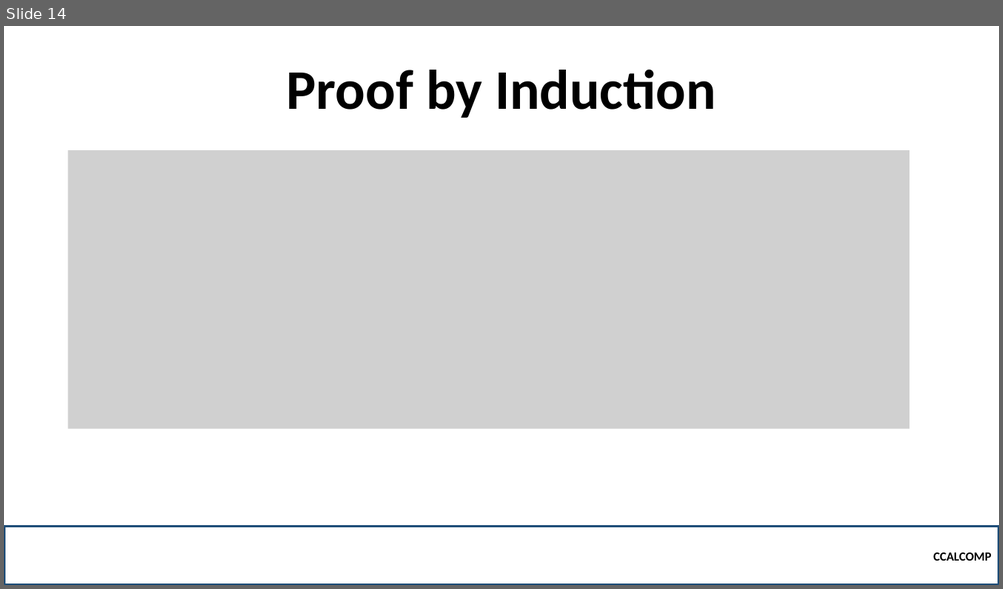
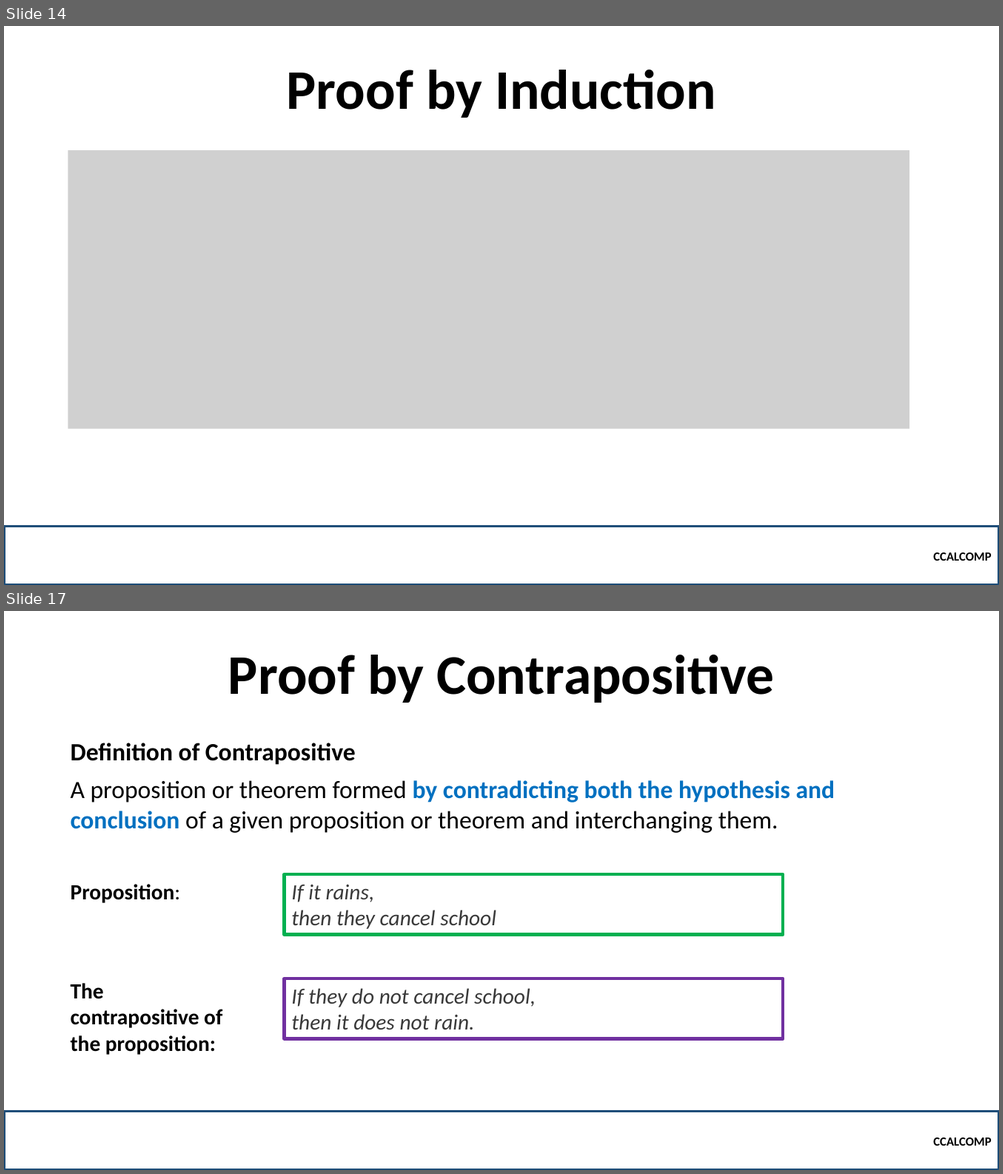
Before and after one commit to robitussin/CCALCOMP, a slide deck: Week 3 - Proofs/Proofs.pptx. Shown one above the other, each under a label of ours: slide 14 before the commit, slides 14 and 17 after it; the slides between them are not shown. The pictures are 1003x589 and 1003x1174 pixels, drawn with LibreOffice and Linux fonts; fonts in the diff are those of the drawing; grey boxes stand for pictures; background and template pictures are left out. Boxes give left, top, right and bottom in pixels: in the first picture for what was removed or moved away, otherwise in the second. Text is boxed around its words. In the diff, an @@ line names an element or a change of style, - is before the commit and + after.

```diff
--- a/Week 3 - Proofs/Proofs.pptx
+++ b/Week 3 - Proofs/Proofs.pptx
@@ slide 17 added at [4, 611, 999, 1170], background picture (left out) @@
@@ title added at [228, 655, 774, 703], 54 pt, text #000000, bold @@
+Proof by Contrapositive
@@ text added at [71, 743, 356, 765], 24 pt, text #000000, bold @@
+Definition of Contrapositive
@@ text added at [71, 780, 835, 833], 24 pt, text #000000 @@
+A proposition or theorem formed by contradicting both the hypothesis and conclusion of a given proposition or theorem and interchanging them.
@@ rectangle added at [284, 874, 783, 935], outline #00B050 3 pt, 21 pt, text #393939, italic @@
+If it rains,
+then they cancel school
@@ text added at [71, 884, 181, 903], 21 pt, text #000000, bold @@
+Proposition:
@@ text added at [71, 983, 222, 1055], 21 pt, text #000000, bold @@
+The contrapositive of the proposition:
@@ rectangle added at [284, 979, 783, 1039], outline #7030A0 3 pt, 21 pt, text #393939, italic @@
+If they do not cancel school,
+then it does not rain.
@@ rectangle added at [4, 1112, 999, 1170], outline #1F4E79 2.25 pt, 12 pt, text #000000, bold @@
+CCALCOMP
```
Also in this commit, not shown: 6 slides changed.
